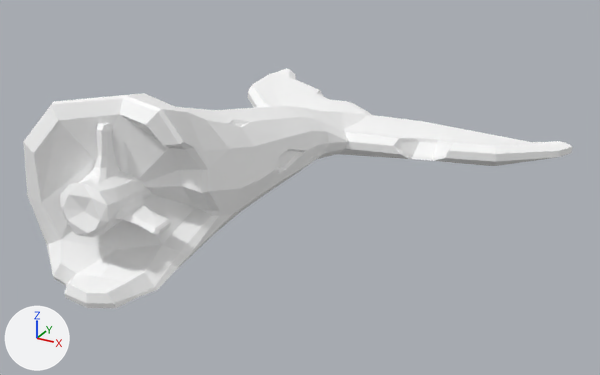
The glTF model public/siege/scifi/jungle_SM_Prop_Whale_Skeleton_Tail_01.gltf: old version first, new version second.
Before and after are seen from a camera (50 mm lens) standing at (7.8, -11.81, 6.18) and looking at (1.12, 0.34, 0.11). The axes (+X, +Y, +Z) are drawn at lower left. The lights are the same throughout. The picture after the commit comes second. Where no turn or scale is listed for an object, it has been applied to the vertices.

In view in the first picture: 'SM_Prop_Whale_Skeleton_Tail_01'.
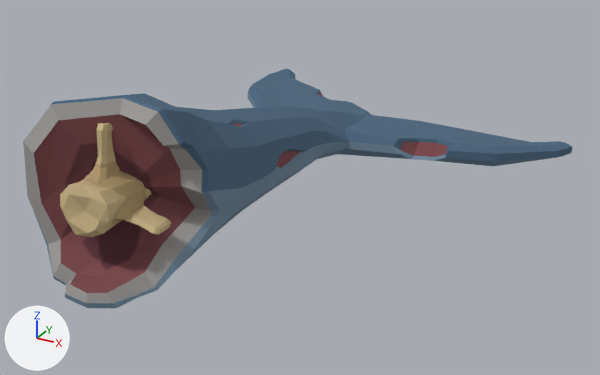
The change, as a list of edits to the scene's bpy script:
```text
Add img_polygonnaturebiomes_tropical_texture_01:
    img_polygonnaturebiomes_tropical_texture_01 = load_image('PolygonNatureBiomes_Tropical_Texture_01', 'PolygonNatureBiomes_Tropical_Texture_01.webp', 4096, 4096, 'sRGB')
Change mat_nature_base_mat15:
    remove mat_nature_base_mat15.base_color = (1.0, 1.0, 1.0)  # white #ffffff
    add mat_nature_base_mat15.texture = img_polygonnaturebiomes_tropical_texture_01
```

Location of each change, (x1, y1, x2, y2) in pixels of the pictures (600 x 375 px):
'SM_Prop_Whale_Skeleton_Tail_01', surface changed (darker): (23, 68, 573, 308) in both
